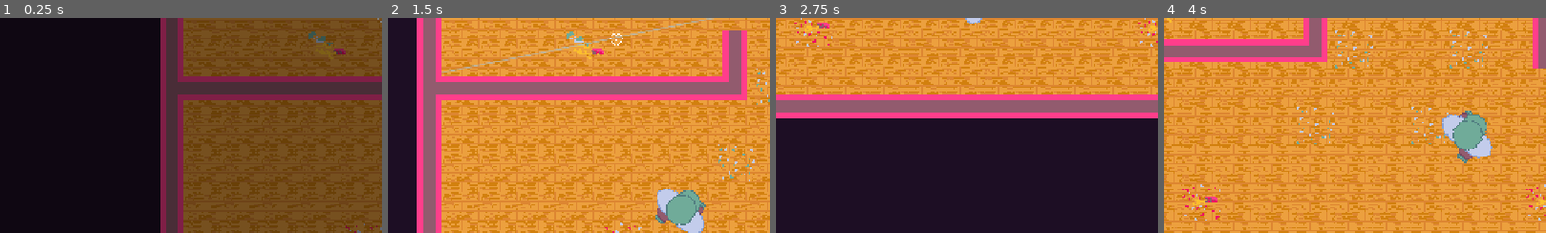
Above: before the commit, frames 1-4 (left to right).
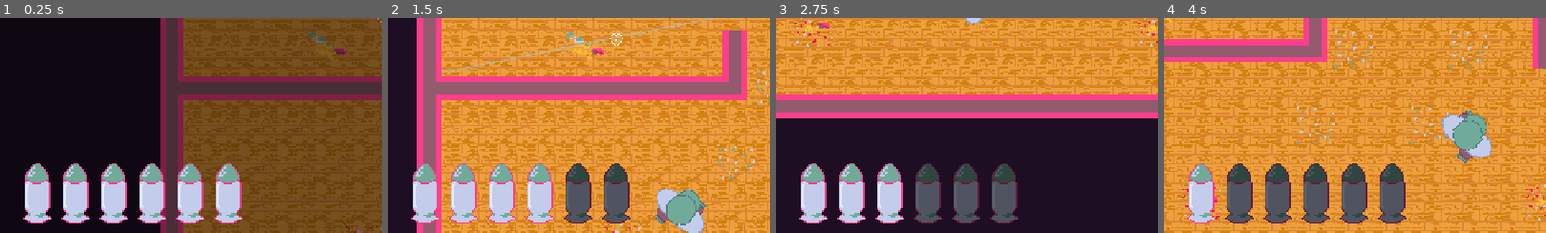
Above: after the commit, the same moments.

Repository: maxwell-github78/serious-game-jam-new
Game: Godot game, scene res://main.tscn
Same seed, same stepped clock (60 frames per second), same inputs: the game is played once before the commit and once after it.
Inputs (mouse positions are % of the whole screen's width and height, from its top left):
- Up to frame 1 (0.25 s): no input
- Up to frame 2 (1.5 s): move the mouse to (72, 45) at 0.52 s; hold Right (ui_right) 0.53-1.28 s; click (72, 45) at 0.6 s; move the mouse to (30, 55) at 1.27 s; hold Down (ui_down) from 1.28 s (still down); click (30, 55) at 1.35 s
- Up to frame 3 (2.75 s): move the mouse to (60, 28) at 2.02 s; release Down (ui_down) at 2.03 s; hold Right (ui_right) from 2.03 s (still down); click (60, 28) at 2.1 s
- Up to frame 4 (4 s): move the mouse to (45, 70) at 2.77 s; release Right (ui_right) at 2.78 s; hold Up (ui_up) 2.78-3.53 s; click (45, 70) at 2.85 s; move the mouse to (80, 65) at 3.52 s; hold Left (ui_left) from 3.53 s (still down); click (80, 65) at 3.6 s
The pictures show only the part of the screen within x 0-50%, y 50-100%; the shares and areas given below are measured in that part.

The runs differ from the first frame. In frame 1, 9.9% of the frame differs, in the area x 6-64%, y 67-96%; in frame 2, 9.8%; in frame 3, 9.9%; in frame 4, 9.8%.

Commit message:
Rounds and reloading UI

Diff:
--- a/bullet/bullet.gd
+++ b/bullet/bullet.gd
@@ -26,7 +26,7 @@
 		n += 1
 
 func collision(body: Node2D) -> void:
-	print("hit projectile: ", body)
+	#print("hit projectile: ", body)
 	for child in body.get_children():
 		if child is HealthComponent:
 			body.velocity = velocity.normalized() * knockback
--- a/components/gun/gun_component.gd
+++ b/components/gun/gun_component.gd
@@ -8,11 +8,20 @@
 var shoot_interval_time = 0.5
 var gun_knockback_acceleration = 300.0
 
-var rounds = gun_capacity
+signal rounds_changed(value: int)
+var rounds: int:
+	set(new_value):
+		rounds = new_value
+		rounds_changed.emit(new_value)
+
+
 var reload_timer := Timer.new()
 var shoot_timer := Timer.new()
 
 var infinite_ammo := false
+
+func _ready() -> void:
+	rounds = gun_capacity
 
 func _init() -> void:
 	reload_timer.one_shot = true
--- a/components/gun/hitscan_component.gd
+++ b/components/gun/hitscan_component.gd
@@ -17,7 +17,7 @@
 		parent.velocity += -direction * gun_knockback_acceleration
 		if result:
 			trail = Trail.new(parent.bullet_start.global_position, result.position)
-			print("hit: ", result.collider)
+			#print("hit: ", result.collider)
 			for child in result.collider.get_children():
 				if child is HealthComponent:
 					child.take_damage(damage)
--- a/enemy/enemy.gd
+++ b/enemy/enemy.gd
@@ -48,7 +48,6 @@
 	player = game.player
 
 	navigation.velocity_computed.connect(_move)
-	print(random_offset)
 	offset = Vector2(randf_range(-random_offset, random_offset), randf_range(-random_offset, random_offset))
 
 	throw_timer.one_shot = true
--- a/ui.tscn
+++ b/ui.tscn
@@ -1,11 +1,23 @@
 [gd_scene format=3 uid="uid://b7cb03x3cjhjy"]
+
+[ext_resource type="Script" uid="uid://btneu3dg3gdb1" path="res://ui/ui-head.gd" id="1_27fn8"]
+[ext_resource type="Script" uid="uid://cp0eqe08ugvu7" path="res://ui/ui-ammo.gd" id="1_fyqef"]
+[ext_resource type="Texture2D" uid="uid://bqvvsukwnuo04" path="res://assets/textures/icons.png" id="2_m6e0p"]
+
+[sub_resource type="AtlasTexture" id="AtlasTexture_fyqef"]
+atlas = ExtResource("2_m6e0p")
+region = Rect2(0, 0, 64, 64)
 
 [node name="UI" type="CanvasLayer" unique_id=928540363]
 scale = Vector2(2, 2)
 transform = Transform2D(2, 0, 0, 2, 0, 0)
+script = ExtResource("1_27fn8")
 
-[node name="ColorRect" type="ColorRect" parent="." unique_id=361560521]
-visible = false
-offset_left = 258.0
-offset_right = 386.0
-offset_bottom = 128.0
+[node name="Ammo" type="Control" parent="." unique_id=532375400]
+layout_mode = 3
+anchors_preset = 0
+offset_top = 296.0
+offset_right = 384.0
+offset_bottom = 360.0
+script = ExtResource("1_fyqef")
+ammo_texture = SubResource("AtlasTexture_fyqef")
--- /dev/null
+++ b/ui/ui-ammo.gd
@@ -0,0 +1,29 @@
+extends Control
+
+@onready var head: UIHead = $".."
+var max_rounds: int = 6
+var ammo_array: Array[TextureRect]
+@export var ammo_texture: Texture2D
+
+func _ready() -> void:
+	for i in range(max_rounds):
+		var ammo_icon := TextureRect.new()
+		ammo_icon.texture = ammo_texture
+		ammo_icon.position = Vector2(i * 32.0, 0)
+		ammo_array.append(ammo_icon)
+		add_child(ammo_icon)
+
+func setup_signal() -> void:
+	head.game.player.gun.rounds_changed.connect(update_ui)
+
+func update_ui(rounds: int) -> void:
+	var i := 0
+	for icon in ammo_array:
+		if rounds == 0:
+			icon.modulate = Color.RED
+		else:
+			if i >= rounds:
+				icon.modulate = Color.DIM_GRAY
+			else:
+				icon.modulate = Color.WHITE
+			i += 1
--- /dev/null
+++ b/ui/ui-head.gd
@@ -0,0 +1,8 @@
+extends CanvasLayer
+class_name UIHead
+
+@onready var game = $"../Game"
+@onready var ammo = $Ammo
+
+func _ready() -> void:
+	ammo.setup_signal()
Binary file added: assets/textures/icons.png
Not shown, added: assets/textures/icons.png.import
Not shown, added: ui/ui-ammo.gd.uid
Not shown, added: ui/ui-head.gd.uid
